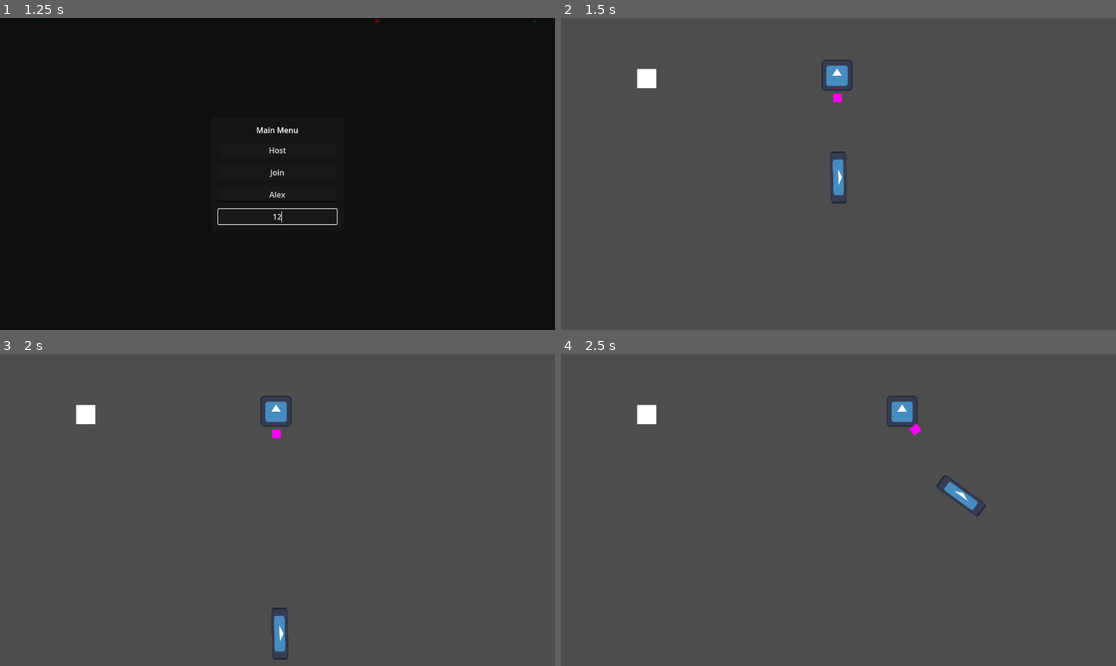
Above: before the commit, frames 1-4 (two rows, left to right).
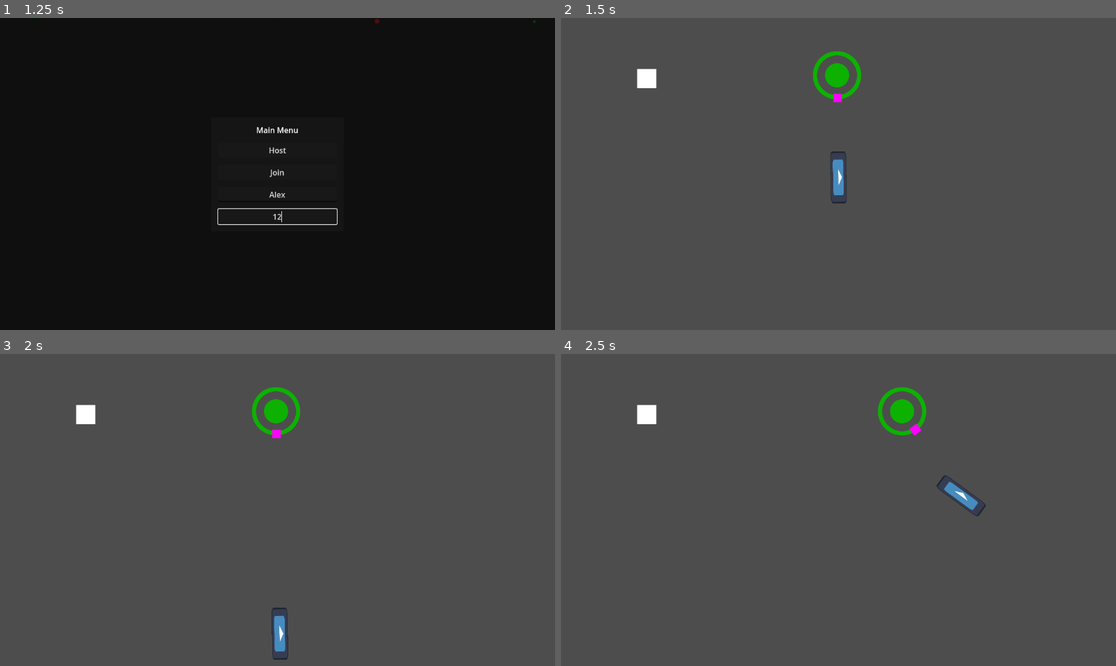
Above: after the commit, the same moments.

Repository: Pkepowicz/Infinite-Onslaught
Game: Godot game, scene res://assets/scenes/world.tscn
Two runs of this game, one before a commit and one after it. Both use one fixed random seed, a clock stepped at 60 frames per second and the inputs below. The engine's default icon, where the game draws it, is replaced by a stand-in: a white triangle on a blue panel in a dark square.
Inputs (mouse positions are in pixels of both pictures, inside the frame that each line leads up to):
- Up to frame 1 (1.25 s): click (277, 192) at 0.52 s; type "Alex" at 0.6 s; click (277, 217) at 0.75 s; type "12" at 0.83 s
- Up to frame 2 (1.5 s): click "Host" at 1.25 s
- Up to frame 3 (2 s): no input
- Up to frame 4 (2.5 s): move the mouse to (960, 494) at 2.02 s; hold Right (ui_right) from 2.03 s (still down); click (960, 494) at 2.1 s

Frame 1 is identical in both runs. In frame 2, 0.7% of the frame differs, in the area x 45-55%, y 10-27%; in frame 3, 0.7%; in frame 4, 0.7%.

Commit message:
Player sprite and color changes

Diff:
--- /dev/null
+++ b/assets/player/Boxes/hit_box.gd
@@ -0,0 +1,16 @@
+extends Node2D
+
+@export var colors: Array[Color]
+@export var max_hp = 5
+
+var hp
+
+signal update_color_signal(clr: Color)
+
+func update_color():
+	var color_to_set: Color = colors[max_hp-hp]
+	update_color_signal.emit(color_to_set)
+
+func _ready():
+	hp = max_hp
+	update_color()
--- a/assets/player/Boxes/hit_box.tscn
+++ b/assets/player/Boxes/hit_box.tscn
@@ -1,6 +1,10 @@
-[gd_scene format=3 uid="uid://bjruntkvkehbs"]
+[gd_scene load_steps=2 format=3 uid="uid://bjruntkvkehbs"]
+
+[ext_resource type="Script" path="res://assets/player/Boxes/hit_box.gd" id="1_lyxo3"]
 
 [node name="HitBox" type="Node2D"]
+script = ExtResource("1_lyxo3")
+colors = Array[Color]([Color(0.0509804, 0.698039, 0.00392157, 1), Color(0.890196, 0.917647, 0.054902, 1), Color(0.917647, 0.470588, 0.054902, 1), Color(0.917647, 0.0980392, 0.054902, 1)])
 
 [node name="Area2D" type="Area2D" parent="."]
 
--- a/assets/player/Player.gd
+++ b/assets/player/Player.gd
@@ -3,6 +3,7 @@
 
 const SPEED = 300.0
 const JUMP_VELOCITY = -400.0
+
 
 # Get the gravity from the project settings to be synced with RigidBody nodes.
 var gravity = ProjectSettings.get_setting("physics/2d/default_gravity")
@@ -30,9 +31,18 @@
 		velocity.y = move_toward(velocity.y, 0, SPEED)
 	move_and_slide()
 
+
+
 @rpc("any_peer", "call_local")
 func Fire():
 	var b = bullet.instantiate()
 	b.global_position = $GunRotation/BulletSpawn.global_position
 	b.rotation_degrees = $GunRotation.rotation_degrees
 	get_tree().root.add_child(b)
+
+
+func _on_hit_box_update_color_signal(clr):
+	var inner: Sprite2D = $Graphics/Inner
+	var outer: Sprite2D = $Graphics/Outer
+	inner.modulate = clr
+	outer.modulate = clr
--- a/assets/player/player.tscn
+++ b/assets/player/player.tscn
@@ -1,12 +1,14 @@
-[gd_scene load_steps=9 format=3 uid="uid://ikci0cwvea7n"]
+[gd_scene load_steps=11 format=3 uid="uid://ikci0cwvea7n"]
 
 [ext_resource type="Script" path="res://assets/player/Player.gd" id="1_sjxtg"]
 [ext_resource type="PackedScene" uid="uid://hhg0e3ylkxlg" path="res://assets/player/weapons/bullet.tscn" id="2_3wu67"]
+[ext_resource type="Texture2D" uid="uid://elgqakv6t04k" path="res://assets/Client/shapes/full_circle.png" id="3_2s61k"]
 [ext_resource type="Texture2D" uid="uid://c4two7ckobbve" path="res://assets/icon.svg" id="3_uey2i"]
+[ext_resource type="Texture2D" uid="uid://cprcicf4r003o" path="res://assets/Client/loadingCircle/circle.png" id="4_1hs0d"]
 [ext_resource type="PackedScene" uid="uid://bjruntkvkehbs" path="res://assets/player/Boxes/hit_box.tscn" id="4_661v0"]
 
-[sub_resource type="RectangleShape2D" id="RectangleShape2D_8b4qh"]
-size = Vector2(134, 131)
+[sub_resource type="CircleShape2D" id="CircleShape2D_o8n4j"]
+radius = 127.825
 
 [sub_resource type="PlaceholderTexture2D" id="PlaceholderTexture2D_rnois"]
 
@@ -19,7 +21,7 @@
 properties/1/replication_mode = 1
 
 [sub_resource type="CircleShape2D" id="CircleShape2D_6xo8u"]
-radius = 98.326
+radius = 108.167
 
 [node name="Player" type="CharacterBody2D" groups=["Player"]]
 scale = Vector2(0.5, 0.5)
@@ -28,12 +30,22 @@
 script = ExtResource("1_sjxtg")
 bullet = ExtResource("2_3wu67")
 
+[node name="Graphics" type="Node2D" parent="."]
+
+[node name="Inner" type="Sprite2D" parent="Graphics"]
+texture = ExtResource("3_2s61k")
+
+[node name="Outer" type="Sprite2D" parent="Graphics"]
+scale = Vector2(2, 2)
+texture = ExtResource("4_1hs0d")
+
 [node name="PlayerSprite" type="Sprite2D" parent="."]
+visible = false
 texture = ExtResource("3_uey2i")
 
 [node name="CollisionShape2D" type="CollisionShape2D" parent="."]
 position = Vector2(1, -0.5)
-shape = SubResource("RectangleShape2D_8b4qh")
+shape = SubResource("CircleShape2D_o8n4j")
 
 [node name="GunRotation" type="Node2D" parent="."]
 
@@ -53,4 +65,6 @@
 [node name="CollisionShape2D" parent="HitBox/Area2D" index="0"]
 shape = SubResource("CircleShape2D_6xo8u")
 
+[connection signal="update_color_signal" from="HitBox" to="." method="_on_hit_box_update_color_signal"]
+
 [editable path="HitBox"]
--- a/assets/player/weapons/Bullet.gd
+++ b/assets/player/weapons/Bullet.gd
@@ -4,11 +4,13 @@
 const SPEED = 500.0
 var direction : Vector2
 
+var knockback_force: float
+var damage: int
+
 func _ready():
 	direction = Vector2(1,0).rotated(rotation)
 
 func _physics_process(delta):
-
 	velocity = SPEED * direction
 
 	move_and_slide()
Not shown, added: assets/Client/shapes/arrow.png.import
Not shown, added: assets/Client/shapes/full_circle.png.import
Not shown, added: assets/Client/shapes/square.png.import
